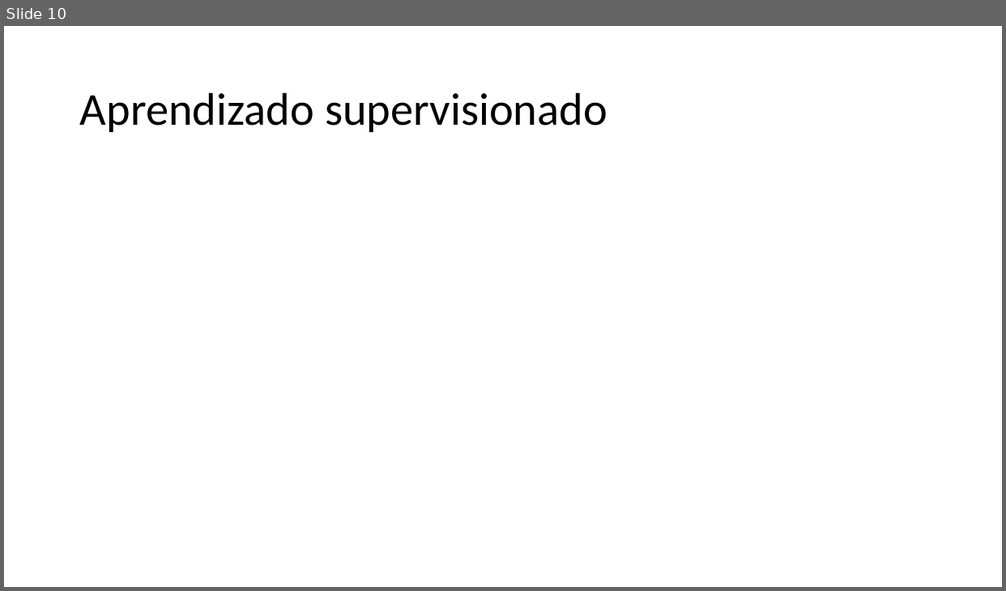
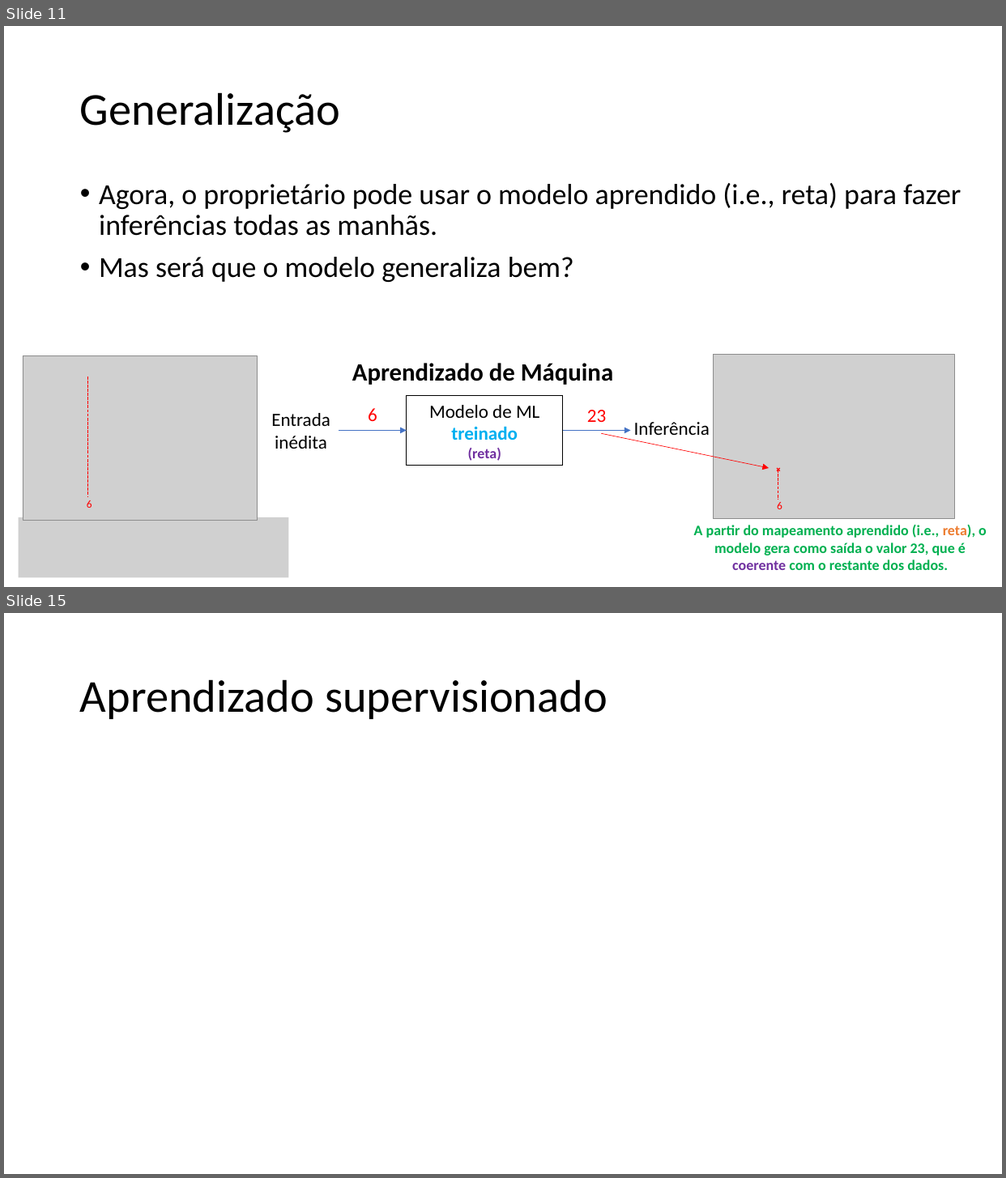
Before and after one commit to zz4fap/c24_inteligencia_artificial, a slide deck: slides/C24_Paradigmas.pptx. Shown one above the other, each under a label of ours: slide 10 before the commit, slides 11 and 15 after it; the slides between them are not shown. The pictures are 1006x591 and 1006x1178 pixels, drawn with LibreOffice and Linux fonts; fonts in the diff are those of the drawing; grey boxes stand for pictures. Boxes give left, top, right and bottom in pixels: in the first picture for what was removed or moved away, otherwise in the second. Text is boxed around its words. In the diff, an @@ line names an element or a change of style, - is before the commit and + after.

```diff
--- a/slides/C24_Paradigmas.pptx
+++ b/slides/C24_Paradigmas.pptx
@@ slide 11 added at (4,26,1002,587), background #FFFFFF @@
@@ title added at (80,92,340,133), 44 pt, text #000000 @@
+Generalização
@@ text added at (99,183,961,282), 28 pt, text #000000 @@
+• Agora, o proprietário pode usar o modelo aprendido (i.e., reta) para fazer inferências todas as manhãs.
+• Mas será que o modelo generaliza bem?
@@ picture added at (23,356,257,521) @@
@@ text added at (352,363,613,385), 24 pt, text #000000, bold @@
+Aprendizado de Máquina
@@ line added from (88, 377) to (88, 497), #FF0000 1 pt dashed @@
@@ text added at (271,413,330,449), 18 pt, text #000000 @@
+Entrada inédita
@@ text added at (368,408,377,421), 18 pt, text #FF0000 @@
+6
@@ rectangle added at (407,396,563,466), outline #000000 1 pt, 18 pt, text #000000, bold @@
+Modelo de ML treinado
+(reta)
@@ text added at (587,410,606,422), 18 pt, text #FF0000 @@
+23
@@ arrow added from (339, 431) to (407, 431), #4472C4 1.5 pt @@
@@ arrow added from (563, 431) to (631, 431), #4472C4 1.5 pt @@
@@ arrow added from (602, 434) to (769, 468), #FF0000 0.5 pt @@
@@ text added at (634,422,710,435), 18 pt, text #000000 @@
+Inferência
@@ group added at (713,355,954,519): 3 lines, 1 picture, 1 text @@
+6
@@ text added at (87,501,92,508), 10.5 pt, text #FF0000 @@
+6
@@ picture added at (19,518,288,578) @@
@@ text added at (694,525,987,570), 14 pt, text #00B050, bold @@
+A partir do mapeamento aprendido (i.e., reta), o modelo gera como saída o valor 23, que é coerente com o restante dos dados.
@@ what was slide 10 is now slide 15 @@
```
Also in this commit, not shown: 16 slides changed, 9 other slides added, 1 slide removed, 1 other file.
